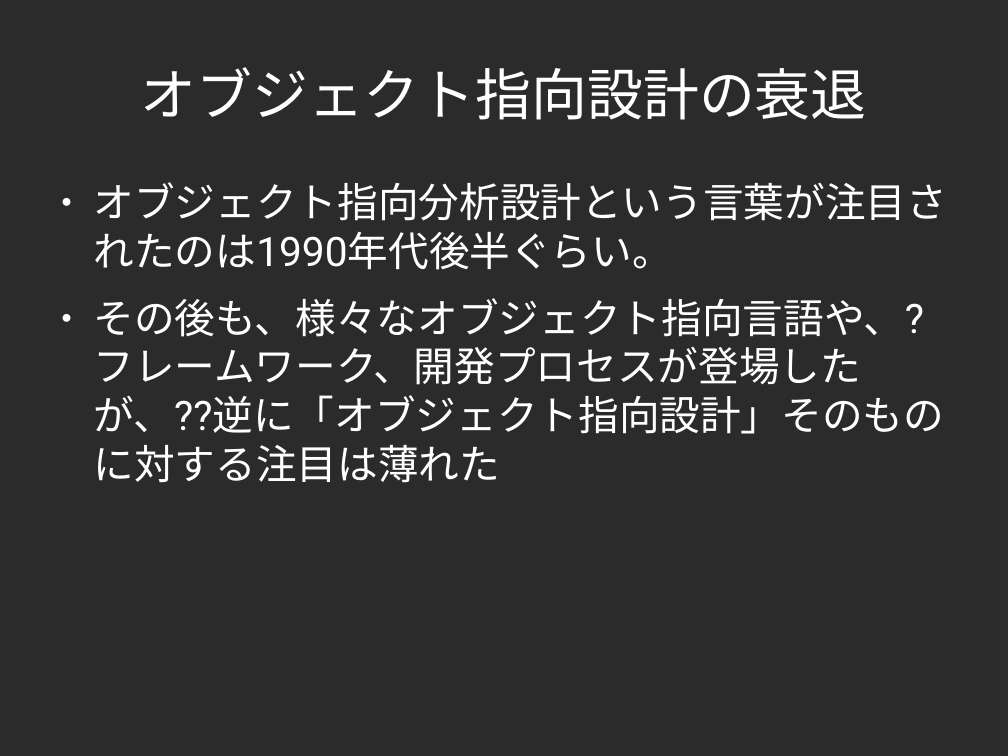
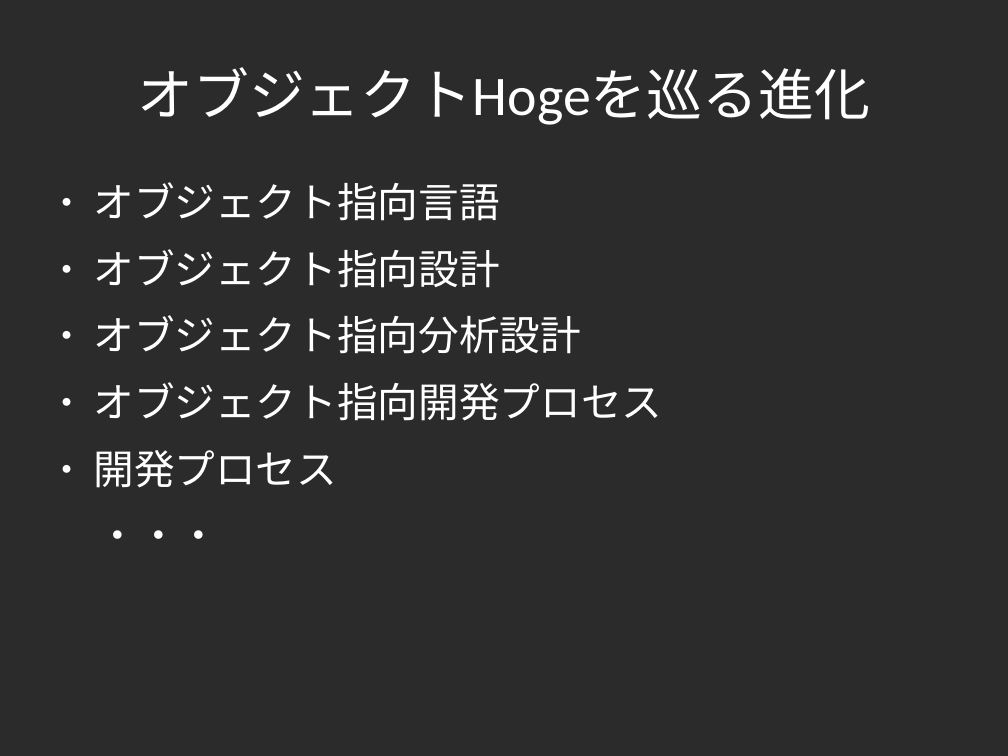
Before and after one commit to yojik/yojik-lib, a slide deck: slide 21 of 2009devsumi/oo_exercise/doc/devsum.odp (slide 17 before the commit). Drawn at 1008x756 pixels with LibreOffice and Linux fonts; fonts in the diff are those of the drawing; background and template pictures are left out; a plain dark background stands for a picture behind light text. Boxes give left, top, right and bottom in pixels: in the first picture for what was removed or moved away, otherwise in the second. Text is boxed around its words. In the diff, an @@ line names an element or a change of style, - is before the commit and + after.

```diff
--- a/2009devsumi/oo_exercise/doc/devsum.odp
+++ b/2009devsumi/oo_exercise/doc/devsum.odp
@@ title at [137,67,870,125]: text changed; font Roboto to Calibri @@
-オブジェクト指向設計の衰退
+オブジェクトHogeを巡る進化
@@ text at [93,182,662,539]: text changed; font Roboto to Lato @@
-● オブジェクト指向分析設計という言葉が注目されたのは1990年代後半ぐらい。
-● その後も、様々なオブジェクト指向言語や、?フレームワーク、開発プロセスが登場したが、??逆に「オブジェクト指向設計」そのものに対する注目は薄れた
+● オブジェクト指向言語
+● オブジェクト指向設計
+● オブジェクト指向分析設計
+● オブジェクト指向開発プロセス
+● 開発プロセス
+・・・
```
Also in this commit, not shown: 18 other slides changed, 15 slides added, 2 slides removed, 1 other file.
